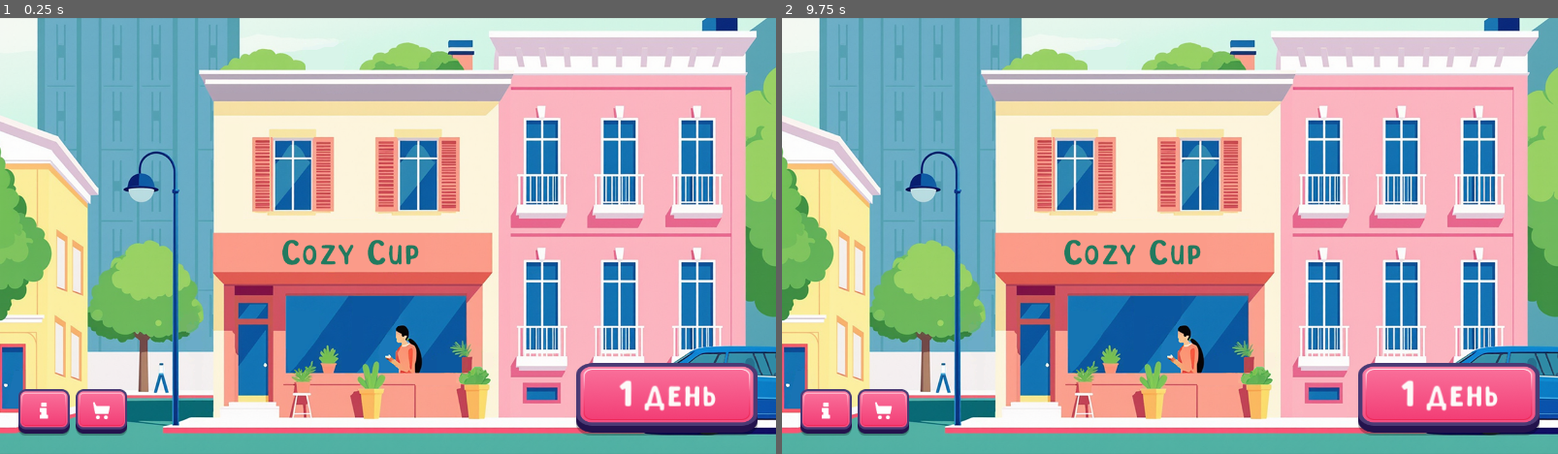
Above: before the commit, frames 1-2 (left to right).
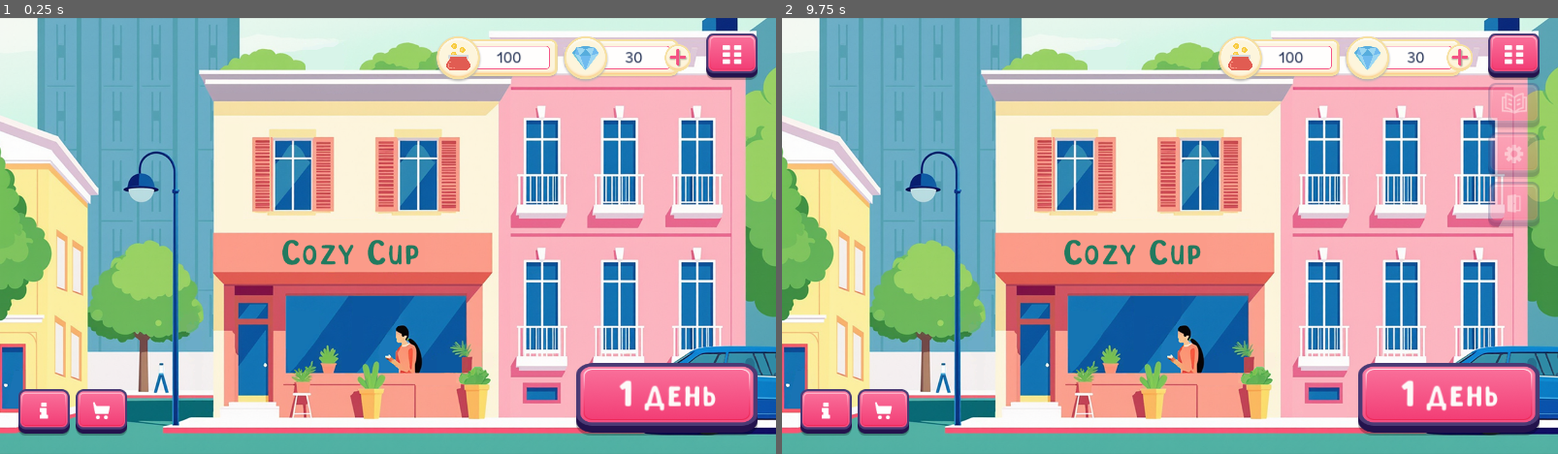
Above: after the commit, the same moments.

Repository: EkaterinaKugot/CozyCup
Game: Godot game, scene res://scenes/menu.tscn
The game is run twice, just before and just after one commit, with the same random seed, the same clock (stepped at 60 frames per second) and the same inputs.
Inputs (mouse positions are in pixels of both pictures, inside the frame that each line leads up to):
- Up to frame 1 (0.25 s): no input
- Up to frame 2 (9.75 s): click (1457, 57) at 0.52 s; click (828, 414) at 1.25 s; click (882, 414) at 2 s; click "1 день" at 2.75 s; click (828, 414) at 3.5 s; click (882, 414) at 4.25 s; click "1 день" at 5 s; click (1457, 57) at 5.77 s; click (828, 414) at 6.5 s; click (882, 414) at 7.25 s; click "1 день" at 8 s; click (1457, 57) at 8.77 s; click (1511, 57) at 9.52 s

The runs differ from the first frame. In frame 1, 3.1% of the frame differs, in the area x 56-98%, y 3-15%; in frame 2, 4.4%, in the area x 56-98%, y 3-48%.

Commit message:
Added panels to display the internal currency

Diff:
--- a/scenes/game_elements/hud.tscn
+++ b/scenes/game_elements/hud.tscn
@@ -1,9 +1,68 @@
-[gd_scene load_steps=14 format=3 uid="uid://bprqmeqewkl7i"]
+[gd_scene load_steps=29 format=3 uid="uid://bprqmeqewkl7i"]
 
 [ext_resource type="Script" path="res://scripts/hud.gd" id="1_6ufo0"]
 [ext_resource type="Texture2D" uid="uid://d3o3g53rp42k8" path="res://assets/buttons/ready/Levels-Idle.png" id="2_8o5h3"]
+[ext_resource type="Texture2D" uid="uid://x4elm1wip7g8" path="res://assets/custom_ui/money_part1.png" id="2_inymy"]
+[ext_resource type="FontFile" uid="uid://uai4bjll1pc1" path="res://assets/fonts/Moderustic-Regular.ttf" id="3_bq4e7"]
 [ext_resource type="Texture2D" uid="uid://pe7ut1bglwjh" path="res://assets/buttons/ready/Levels-Click.png" id="3_ov3og"]
+[ext_resource type="Texture2D" uid="uid://c65w4lmqn7u0" path="res://assets/custom_ui/money_part2.png" id="3_u1a13"]
+[ext_resource type="Texture2D" uid="uid://c51t6ui5sjq7g" path="res://assets/icons/wallet.png" id="4_2nyt5"]
 [ext_resource type="PackedScene" uid="uid://dg81uujaakw1n" path="res://scenes/game_elements/dropping_menu.tscn" id="4_arens"]
+[ext_resource type="Texture2D" uid="uid://cqmve1yby7eg0" path="res://assets/icons/diamond.png" id="6_difm8"]
+[ext_resource type="Texture2D" uid="uid://bmjw6bkfnvbtb" path="res://assets/buttons/ready/add_diamod_idle.png" id="7_rqvsb"]
+[ext_resource type="Texture2D" uid="uid://bpiorlx61fb4q" path="res://assets/buttons/ready/add_diamod_click.png" id="8_dp3d2"]
+
+[sub_resource type="StyleBoxEmpty" id="StyleBoxEmpty_pmesg"]
+
+[sub_resource type="StyleBoxTexture" id="StyleBoxTexture_6xf34"]
+texture = ExtResource("2_inymy")
+expand_margin_right = 2.0
+expand_margin_bottom = 4.0
+
+[sub_resource type="StyleBoxTexture" id="StyleBoxTexture_30mh1"]
+texture = ExtResource("3_u1a13")
+expand_margin_left = 4.0
+expand_margin_top = 2.0
+expand_margin_right = 4.0
+expand_margin_bottom = 6.0
+
+[sub_resource type="StyleBoxEmpty" id="StyleBoxEmpty_eykj2"]
+
+[sub_resource type="StyleBoxTexture" id="StyleBoxTexture_tgl5j"]
+texture = ExtResource("7_rqvsb")
+expand_margin_top = 1.0
+
+[sub_resource type="StyleBoxTexture" id="StyleBoxTexture_77qag"]
+texture = ExtResource("7_rqvsb")
+expand_margin_top = 1.0
+
+[sub_resource type="StyleBoxTexture" id="StyleBoxTexture_wfy53"]
+texture = ExtResource("8_dp3d2")
+
+[sub_resource type="Theme" id="Theme_fqo6a"]
+Button/styles/focus = SubResource("StyleBoxEmpty_eykj2")
+Button/styles/hover = SubResource("StyleBoxTexture_tgl5j")
+Button/styles/normal = SubResource("StyleBoxTexture_77qag")
+Button/styles/pressed = SubResource("StyleBoxTexture_wfy53")
+
+[sub_resource type="StyleBoxEmpty" id="StyleBoxEmpty_tfare"]
+
+[sub_resource type="StyleBoxTexture" id="StyleBoxTexture_2316s"]
+texture = ExtResource("2_8o5h3")
+expand_margin_top = 5.0
+
+[sub_resource type="StyleBoxTexture" id="StyleBoxTexture_svkye"]
+texture = ExtResource("2_8o5h3")
+expand_margin_top = 5.0
+
+[sub_resource type="StyleBoxTexture" id="StyleBoxTexture_qe4fl"]
+texture = ExtResource("3_ov3og")
+
+[sub_resource type="Theme" id="Theme_gkvka"]
+Button/styles/focus = SubResource("StyleBoxEmpty_tfare")
+Button/styles/hover = SubResource("StyleBoxTexture_2316s")
+Button/styles/normal = SubResource("StyleBoxTexture_svkye")
+Button/styles/pressed = SubResource("StyleBoxTexture_qe4fl")
 
 [sub_resource type="Animation" id="Animation_fr6rt"]
 length = 0.001
@@ -59,33 +118,8 @@
 "fade_out_elements_menu": SubResource("Animation_k00y3")
 }
 
-[sub_resource type="StyleBoxEmpty" id="StyleBoxEmpty_tfare"]
-
-[sub_resource type="StyleBoxTexture" id="StyleBoxTexture_2316s"]
-texture = ExtResource("2_8o5h3")
-expand_margin_top = 5.0
-
-[sub_resource type="StyleBoxTexture" id="StyleBoxTexture_svkye"]
-texture = ExtResource("2_8o5h3")
-expand_margin_top = 5.0
-
-[sub_resource type="StyleBoxTexture" id="StyleBoxTexture_qe4fl"]
-texture = ExtResource("3_ov3og")
-
-[sub_resource type="Theme" id="Theme_gkvka"]
-Button/styles/focus = SubResource("StyleBoxEmpty_tfare")
-Button/styles/hover = SubResource("StyleBoxTexture_2316s")
-Button/styles/normal = SubResource("StyleBoxTexture_svkye")
-Button/styles/pressed = SubResource("StyleBoxTexture_qe4fl")
-
 [node name="Hud" type="CanvasLayer"]
 script = ExtResource("1_6ufo0")
-
-[node name="AnimationPlayer" type="AnimationPlayer" parent="."]
-reset_on_save = false
-libraries = {
-"": SubResource("AnimationLibrary_nbm8w")
-}
 
 [node name="HeaderControl" type="Control" parent="."]
 layout_mode = 3
@@ -94,14 +128,14 @@
 anchor_bottom = 1.0
 grow_horizontal = 2
 grow_vertical = 2
+mouse_filter = 2
 
 [node name="MarginContainer" type="MarginContainer" parent="HeaderControl"]
 layout_mode = 1
-anchors_preset = 15
+anchors_preset = 10
 anchor_right = 1.0
-anchor_bottom = 1.0
-grow_horizontal = 2
-grow_vertical = 2
+offset_bottom = 132.0
+grow_horizontal = 2
 theme_override_constants/margin_left = 30
 theme_override_constants/margin_top = 30
 theme_override_constants/margin_right = 30
@@ -109,15 +143,145 @@
 
 [node name="Header" type="HBoxContainer" parent="HeaderControl/MarginContainer"]
 layout_mode = 2
+size_flags_horizontal = 8
 size_flags_vertical = 0
 theme_override_constants/separation = 10
+
+[node name="MoneyPanel" type="PanelContainer" parent="HeaderControl/MarginContainer/Header"]
+custom_minimum_size = Vector2(200, 72)
+layout_mode = 2
+size_flags_horizontal = 8
+size_flags_vertical = 0
+theme_override_styles/panel = SubResource("StyleBoxEmpty_pmesg")
+
+[node name="TextPanel" type="Panel" parent="HeaderControl/MarginContainer/Header/MoneyPanel"]
+custom_minimum_size = Vector2(160, 61)
+layout_mode = 2
+size_flags_horizontal = 8
+size_flags_vertical = 4
+theme_override_styles/panel = SubResource("StyleBoxTexture_6xf34")
+
+[node name="Label" type="Label" parent="HeaderControl/MarginContainer/Header/MoneyPanel/TextPanel"]
+layout_mode = 1
+anchors_preset = 8
+anchor_left = 0.5
+anchor_top = 0.5
+anchor_right = 0.5
+anchor_bottom = 0.5
+offset_left = -7.0
+offset_top = -15.0
+offset_right = 7.0
+offset_bottom = 15.0
+grow_horizontal = 2
+grow_vertical = 2
+theme_override_colors/font_color = Color(0.12549, 0.180392, 0.321569, 1)
+theme_override_fonts/font = ExtResource("3_bq4e7")
+theme_override_font_sizes/font_size = 24
+text = "100"
+
+[node name="IconPanel" type="Panel" parent="HeaderControl/MarginContainer/Header/MoneyPanel"]
+custom_minimum_size = Vector2(72, 72)
+layout_mode = 2
+size_flags_horizontal = 0
+theme_override_styles/panel = SubResource("StyleBoxTexture_30mh1")
+
+[node name="TextureRect" type="TextureRect" parent="HeaderControl/MarginContainer/Header/MoneyPanel/IconPanel"]
+custom_minimum_size = Vector2(44, 44)
+layout_mode = 1
+anchors_preset = 8
+anchor_left = 0.5
+anchor_top = 0.5
+anchor_right = 0.5
+anchor_bottom = 0.5
+offset_left = -22.0
+offset_top = -24.0
+offset_right = 22.0
+offset_bottom = 20.0
+grow_horizontal = 2
+grow_vertical = 2
+texture = ExtResource("4_2nyt5")
+expand_mode = 1
+
+[node name="DiamondPanel" type="PanelContainer" parent="HeaderControl/MarginContainer/Header"]
+custom_minimum_size = Vector2(210, 72)
+layout_mode = 2
+size_flags_horizontal = 8
+size_flags_vertical = 0
+theme_override_styles/panel = SubResource("StyleBoxEmpty_pmesg")
+
+[node name="TextPanel" type="Panel" parent="HeaderControl/MarginContainer/Header/DiamondPanel"]
+custom_minimum_size = Vector2(170, 61)
+layout_mode = 2
+size_flags_horizontal = 4
+size_flags_vertical = 4
+theme_override_styles/panel = SubResource("StyleBoxTexture_6xf34")
+
+[node name="Label" type="Label" parent="HeaderControl/MarginContainer/Header/DiamondPanel/TextPanel"]
+layout_mode = 1
+anchors_preset = 8
+anchor_left = 0.5
+anchor_top = 0.5
+anchor_right = 0.5
+anchor_bottom = 0.5
+offset_left = -4.5
+offset_top = -15.0
+offset_right = 24.5
+offset_bottom = 15.0
+grow_horizontal = 2
+grow_vertical = 2
+theme_override_colors/font_color = Color(0.12549, 0.180392, 0.321569, 1)
+theme_override_fonts/font = ExtResource("3_bq4e7")
+theme_override_font_sizes/font_size = 24
+text = "30
+"
+
+[node name="IconPanel" type="Panel" parent="HeaderControl/MarginContainer/Header/DiamondPanel"]
+custom_minimum_size = Vector2(72, 72)
+layout_mode = 2
+size_flags_horizontal = 0
+theme_override_styles/panel = SubResource("StyleBoxTexture_30mh1")
+
+[node name="TextureRect" type="TextureRect" parent="HeaderControl/MarginContainer/Header/DiamondPanel/IconPanel"]
+custom_minimum_size = Vector2(44, 44)
+layout_mode = 1
+anchors_preset = 8
+anchor_left = 0.5
+anchor_top = 0.5
+anchor_right = 0.5
+anchor_bottom = 0.5
+offset_left = -22.0
+offset_top = -22.0
+offset_right = 22.0
+offset_bottom = 22.0
+grow_horizontal = 2
+grow_vertical = 2
+texture = ExtResource("6_difm8")
+expand_mode = 1
+
+[node name="Button" type="Button" parent="HeaderControl/MarginContainer/Header/DiamondPanel"]
+custom_minimum_size = Vector2(44, 44)
+layout_mode = 2
+size_flags_horizontal = 8
+size_flags_vertical = 4
+theme = SubResource("Theme_fqo6a")
+
+[node name="Control" type="Control" parent="HeaderControl/MarginContainer/Header"]
+custom_minimum_size = Vector2(5, 0)
+layout_mode = 2
+size_flags_horizontal = 4
 
 [node name="DropMenu" type="Button" parent="HeaderControl/MarginContainer/Header"]
 custom_minimum_size = Vector2(85, 72)
 layout_mode = 2
-size_flags_horizontal = 10
+size_flags_horizontal = 8
 size_flags_vertical = 0
 theme = SubResource("Theme_gkvka")
+
+[node name="AnimationPlayer" type="AnimationPlayer" parent="."]
+reset_on_save = false
+libraries = {
+"": SubResource("AnimationLibrary_nbm8w")
+}
 
 [node name="DroppingMenu" parent="." instance=ExtResource("4_arens")]
 visible = false
--- a/scenes/menu.tscn
+++ b/scenes/menu.tscn
@@ -6,6 +6,7 @@
 [ext_resource type="Texture2D" uid="uid://dqcqdalkw4ykg" path="res://assets/buttons/ready/Info-Click.png" id="3_skxd1"]
 [ext_resource type="Texture2D" uid="uid://dia0dqame0gn7" path="res://assets/buttons/ready/Cart-Idle.png" id="4_4n2ir"]
 [ext_resource type="Texture2D" uid="uid://cl6frjepjvmdd" path="res://assets/buttons/ready/Cart-Click.png" id="5_l414e"]
+[ext_resource type="PackedScene" uid="uid://bprqmeqewkl7i" path="res://scenes/game_elements/hud.tscn" id="7_f817k"]
 
 [sub_resource type="StyleBoxEmpty" id="StyleBoxEmpty_j80l0"]
 
@@ -106,3 +107,5 @@
 size_flags_horizontal = 10
 theme = ExtResource("2_301le")
 text = "1 день"
+
+[node name="Hud" parent="." instance=ExtResource("7_f817k")]
Binary file added: assets/buttons/ready/add_diamod_click.png
Not shown, added: assets/buttons/ready/add_diamod_click.png.import
Binary file added: assets/buttons/ready/add_diamod_idle.png
Not shown, added: assets/buttons/ready/add_diamod_idle.png.import
Binary file added: assets/custom_ui/money.png
Not shown, added: assets/custom_ui/money.png.import
Binary file added: assets/custom_ui/money_part1.png
Not shown, added: assets/custom_ui/money_part1.png.import
Binary file added: assets/custom_ui/money_part2.png
Not shown, added: assets/custom_ui/money_part2.png.import
Not shown: 1 places in scenes/menu.tscn that only renumber resources
